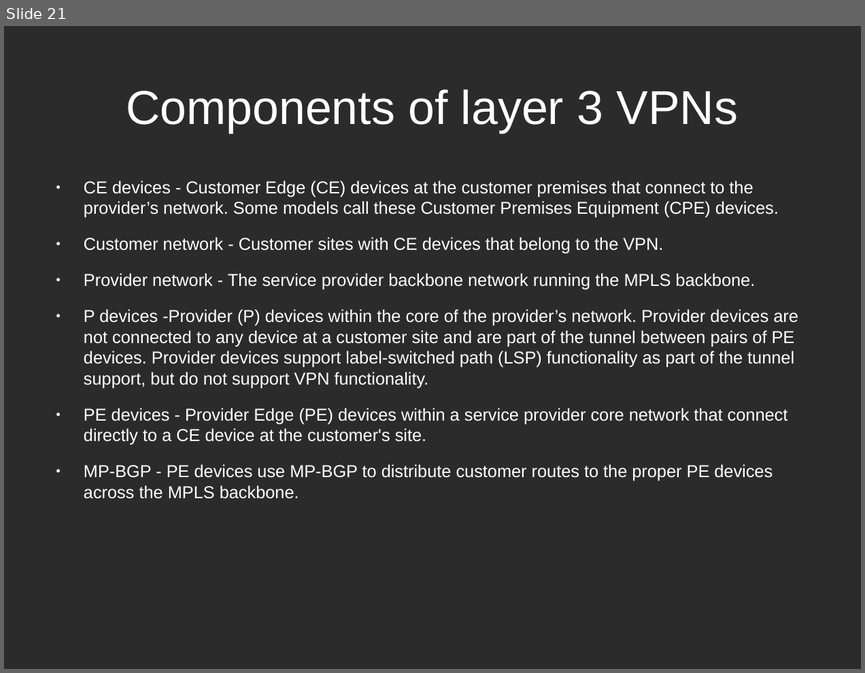
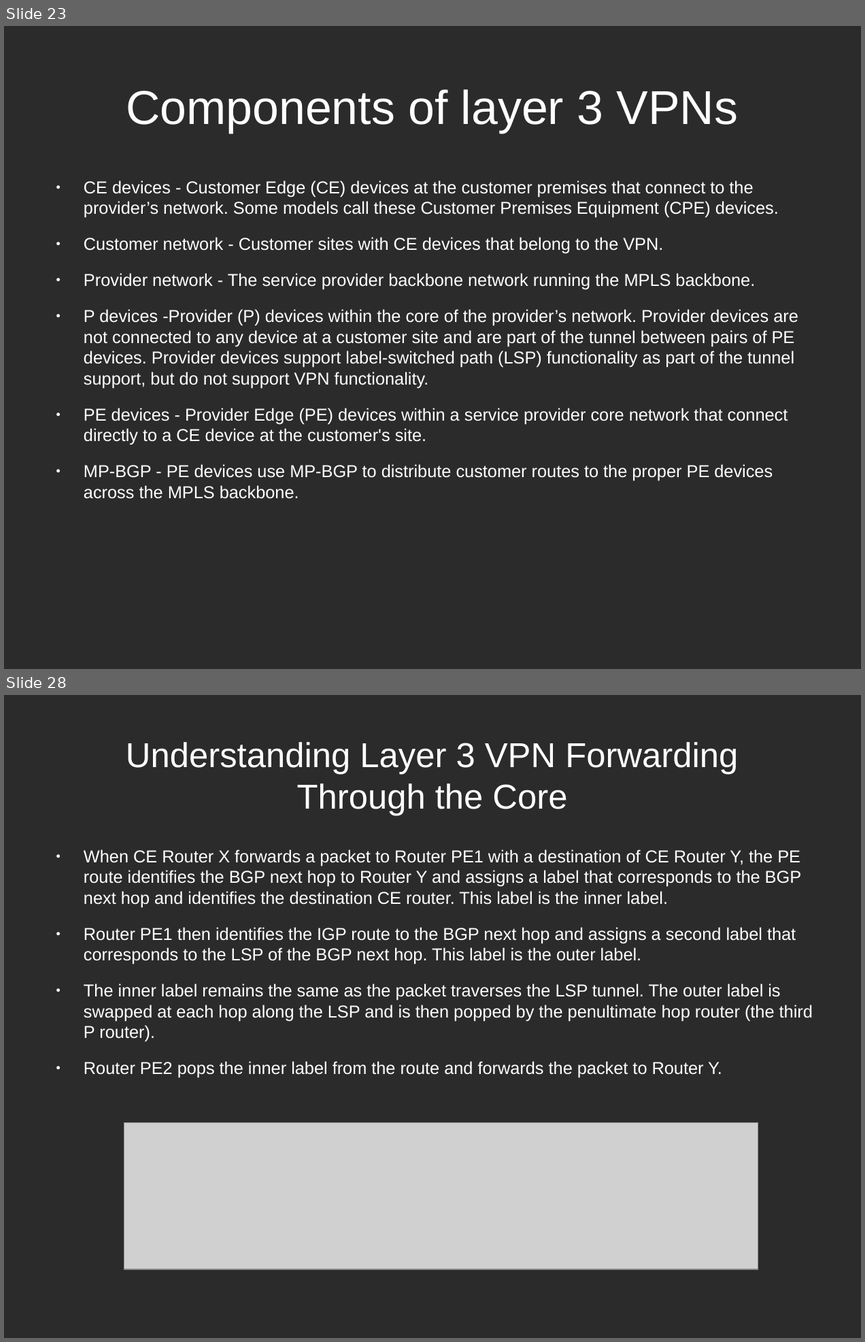
Before and after one commit to hoangphuocbk/tungsten-document, a slide deck: Networking-Tungsten.odp. Shown one above the other, each under a label of ours: slide 21 before the commit, slides 23 and 28 after it; the slides between them are not shown. The pictures are 865x673 and 865x1342 pixels, drawn with LibreOffice and Linux fonts; fonts in the diff are those of the drawing; grey boxes stand for pictures; background and template pictures are left out; a plain dark background stands for a picture behind light text. Boxes give left, top, right and bottom in pixels: in the first picture for what was removed or moved away, otherwise in the second. Text is boxed around its words. In the diff, an @@ line names an element or a change of style, - is before the commit and + after.

```diff
--- a/Networking-Tungsten.odp
+++ b/Networking-Tungsten.odp
@@ slide 28 added at <box>4,695,861,1338</box>, background picture (left out) @@
@@ title added at <box>126,742,738,815</box>, 32 pt, text #FFFFFF @@
+Understanding Layer 3 VPN Forwarding
+Through the Core
@@ text added at <box>84,849,813,1078</box>, 16 pt, text #FFFFFF @@
+● When CE Router X forwards a packet to Router PE1 with a destination of CE Router Y, the PE route identifies the BGP next hop to Router Y and assigns a label that corresponds to the BGP next hop and identifies the destination CE router. This label is the inner label.
+● Router PE1 then identifies the IGP route to the BGP next hop and assigns a second label that corresponds to the LSP of the BGP next hop. This label is the outer label.
+● The inner label remains the same as the packet traverses the LSP tunnel. The outer label is swapped at each hop along the LSP and is then popped by the penultimate hop router (the third P router).
+● Router PE2 pops the inner label from the route and forwards the packet to Router Y.
@@ picture added at <box>124,1123,758,1270</box> @@
@@ what was slide 21 is now slide 23 @@
```
Also in this commit, not shown: 2 slides changed, 8 other slides added, 1 slide removed.
